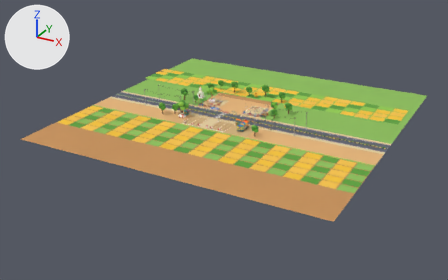
A saved change to the glTF model assets/models/street_v3.glb.
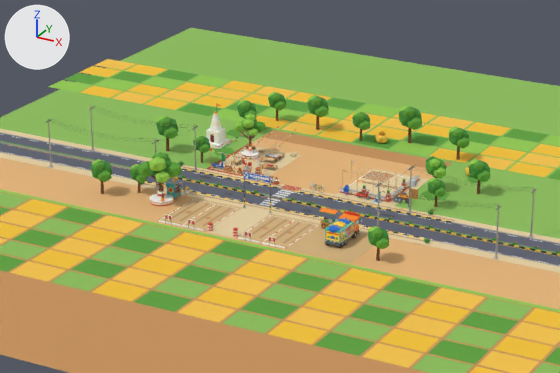
Each version appears first whole from a 50 mm camera at (98.0, -182.2, 75.8) aimed at (6.7, -16.3, -7.2), and next in a close-up on the part from 29% to 70% of the width and 18% to 62% of the height. The lights are fixed; the arrows at upper left show +X, +Y and +Z. The first two pictures are the older version. Vertices at exactly the same position are counted once.

The first close-up shows 'street_v3'.
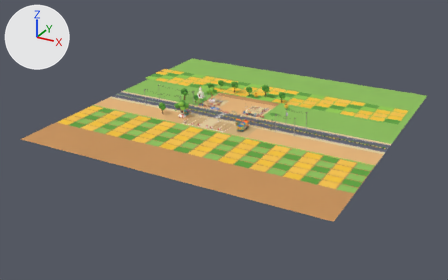
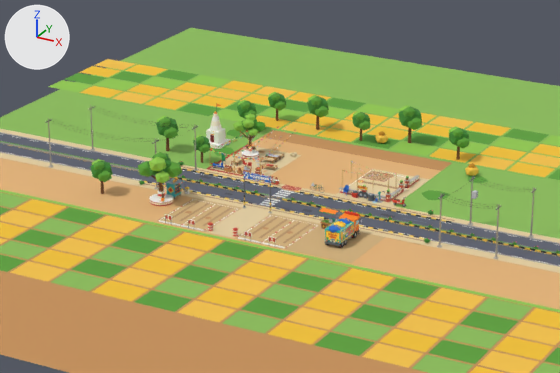
Pixel boxes (x1, y1, x2, y2) of what changed, in the close-ups (560 x 373 px):
part 1 of me_street_v3, deleted: before (129, 156, 490, 261)
part 2 of me_street_v3, built on: before (327, 184, 508, 240); after (326, 175, 532, 248)

What the commit changed:
me_street_v3 is used by ob_street_v3; location (0.0, 0.0, 0.0).
me_street_v3 had 19046 vertices, 24376 faces and spanned x -42.0..60.0, y -60.0..40.0, z -0.2..6.0.
me_street_v3 now has 18417 vertices, 23563 faces and spans x -42.0..60.0, y -60.0..40.0, z -0.2..6.0.
me_street_v3 part 1: 129 loose pieces with 1882 vertices, spanning x -11.7..29.3, y -24.6..0.2, z 0.0..6.0, are deleted.
me_street_v3 part 2: 59 vertices moved from x 11.7..29.3, y -22.9..-5.3, z 0.0..5.4 to x 11.1..30.7, y -22.9..-5.4, z 0.0..5.5; 501 vertices removed from x 11.5..16.6, y -22.9..-0.6, z 0.0..1.7; 1582 vertices added at x 11.1..31.6, y -22.9..-0.7, z 0.0..6.0.
Other edits to the shape of me_street_v3 do not show in these pictures.
